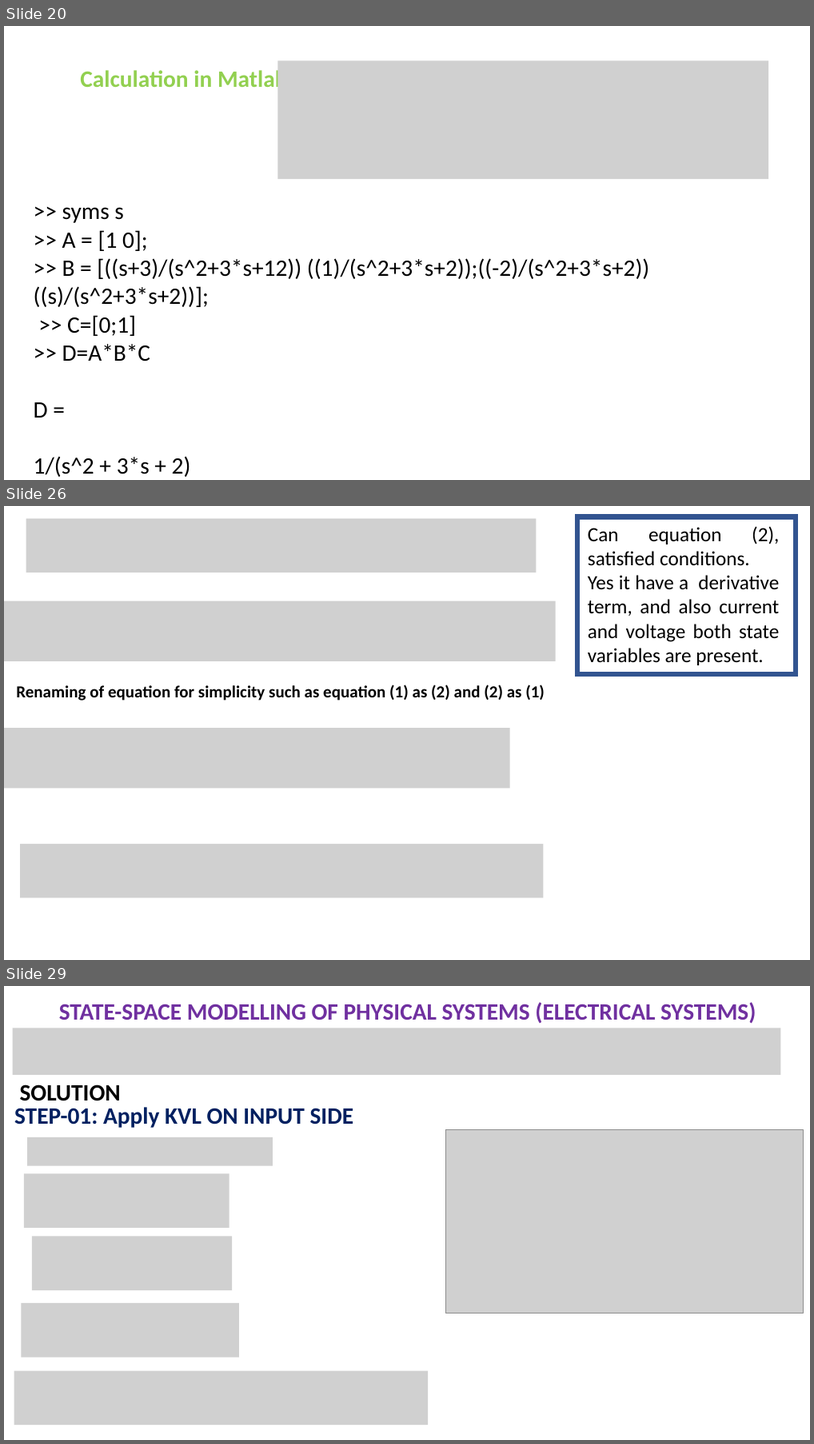
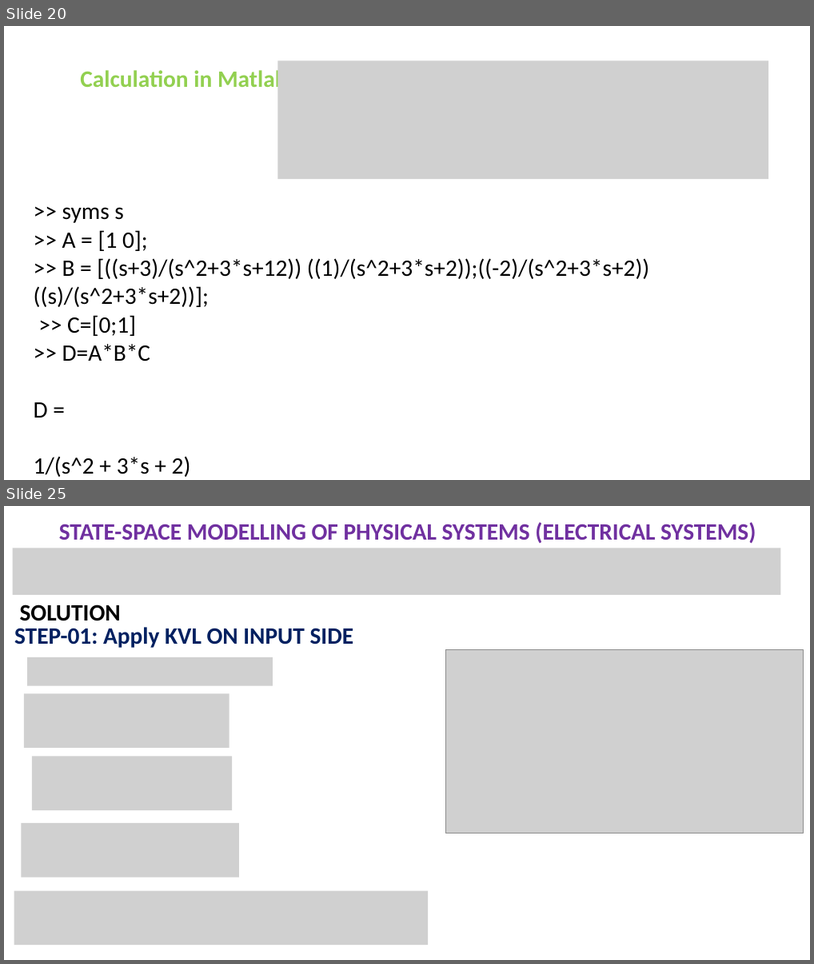
Before and after one commit to niazwazir/ADVANCED_CONTROL_SYSTEM, a slide deck: STATE SPACE REPRESENTATION_PART_01.pptx. Shown one above the other, each under a label of ours: slides 20, 26 and 29 before the commit, slides 20 and 25 after it; the slides between them are not shown. The pictures are 814x1444 and 814x964 pixels, drawn with LibreOffice and Linux fonts; fonts in the diff are those of the drawing; grey boxes stand for pictures. Boxes give left, top, right and bottom in pixels: in the first picture for what was removed or moved away, otherwise in the second. Text is boxed around its words. In the diff, an @@ line names an element or a change of style, - is before the commit and + after.

```diff
--- a/STATE SPACE REPRESENTATION_PART_01.pptx
+++ b/STATE SPACE REPRESENTATION_PART_01.pptx
@@ slide 26 removed at <box>4,506,810,960</box>, background #FFFFFF @@
@@ picture removed at <box>26,519,536,572</box> @@
@@ rectangle removed at <box>578,517,796,674</box> @@
@@ text removed at <box>588,526,779,665</box> @@
-Can equation (2), satisfied conditions.
-Yes it have a derivative term, and also current and voltage both state variables are present.
@@ picture removed at <box>4,601,556,661</box> @@
@@ text removed at <box>16,684,545,700</box> @@
-Renaming of equation for simplicity such as equation (1) as (2) and (2) as (1)
@@ picture removed at <box>4,728,510,788</box> @@
@@ picture removed at <box>20,844,544,897</box> @@
@@ what was slide 29 is now slide 25 @@
```
Also in this commit, not shown: 2 slides changed, 1 slide added, 4 other slides removed.
